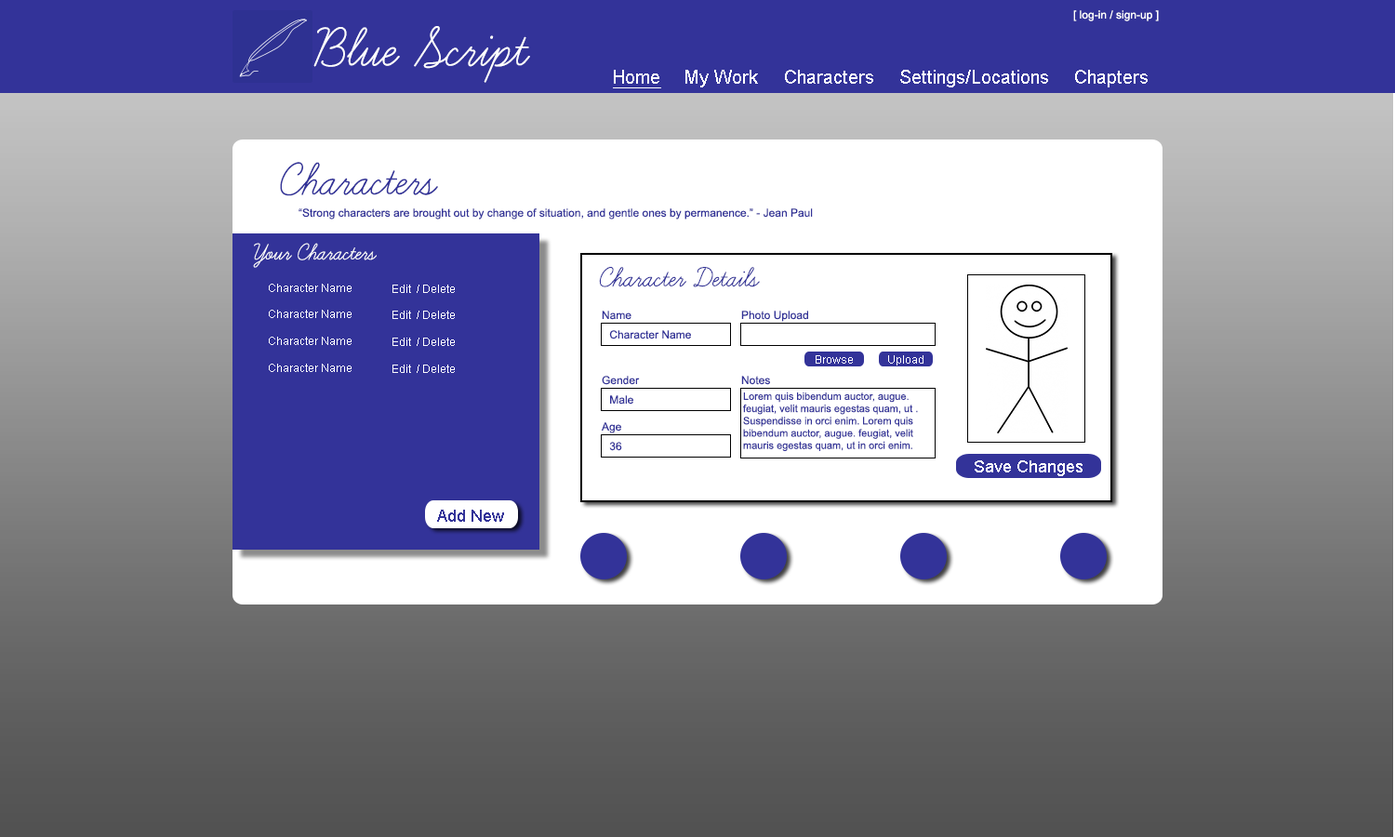
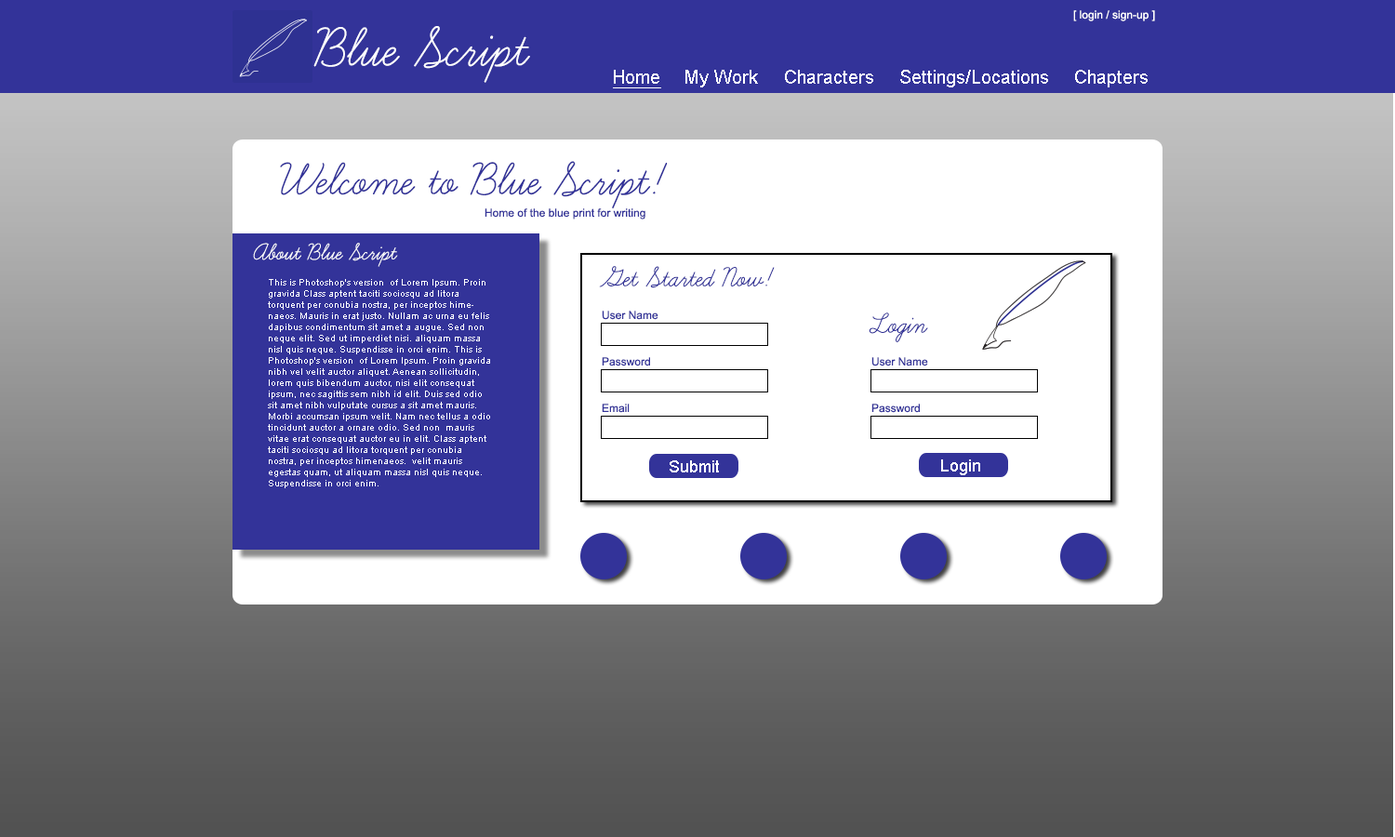
Revision of a layered (1395, 837) image; what changed, layer by layer:
renamed "[ log-in / sign-up ]" to "[ login / sign-up ]", painted on it over [1094, 10, 1159, 22]
showed group "HomePage" (33 layers) over [252, 160, 1087, 489]
moved "Get Started Now!" into group "Signup" over [598, 265, 775, 289]
renamed "Log-in" to "Login", moved it into group "Login", painted on it over [868, 312, 936, 343]
renamed "Log-in" to "Login", painted on it over [941, 459, 984, 476]
hid group "CharactersPage" (43 layers) over [252, 161, 1102, 529]
